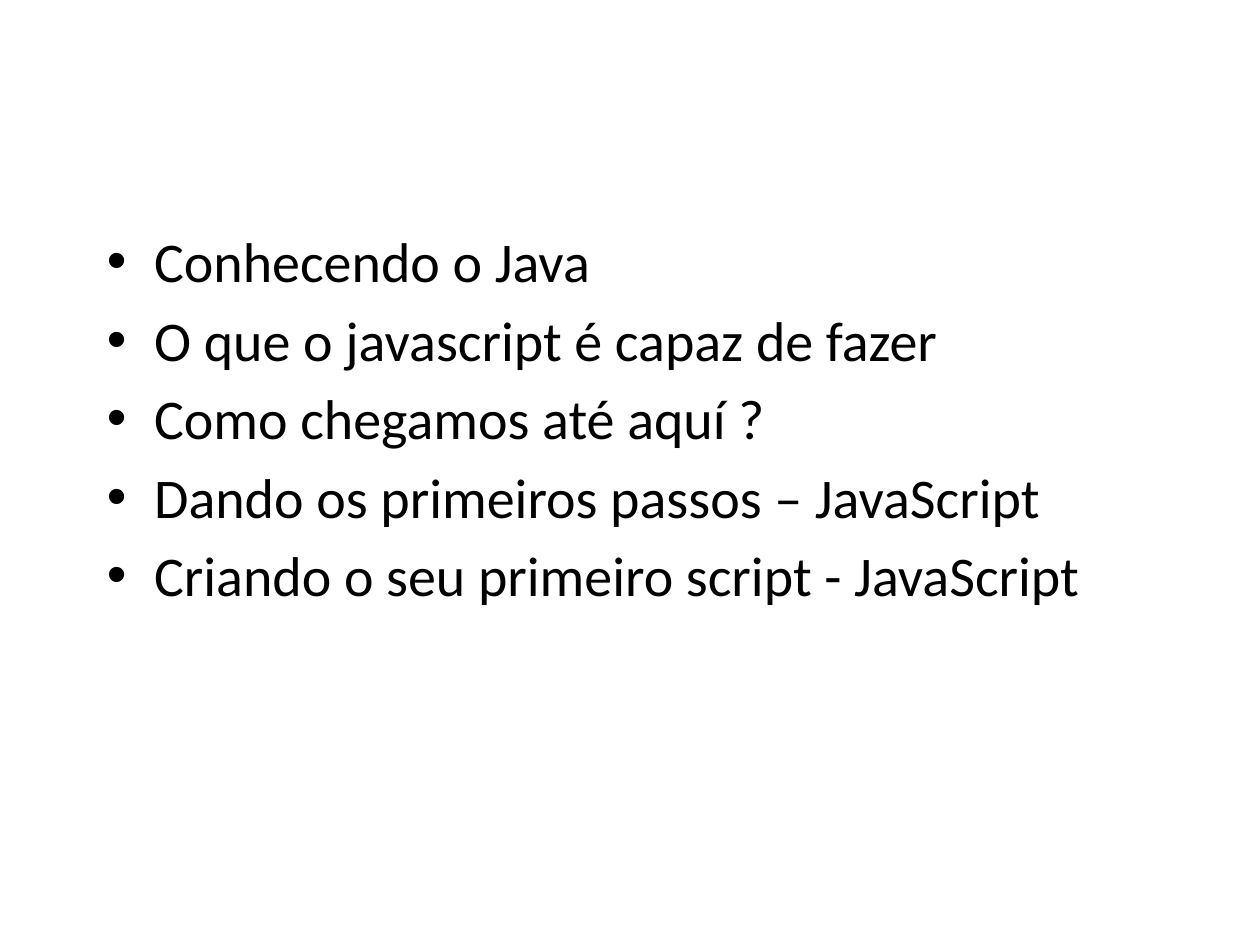
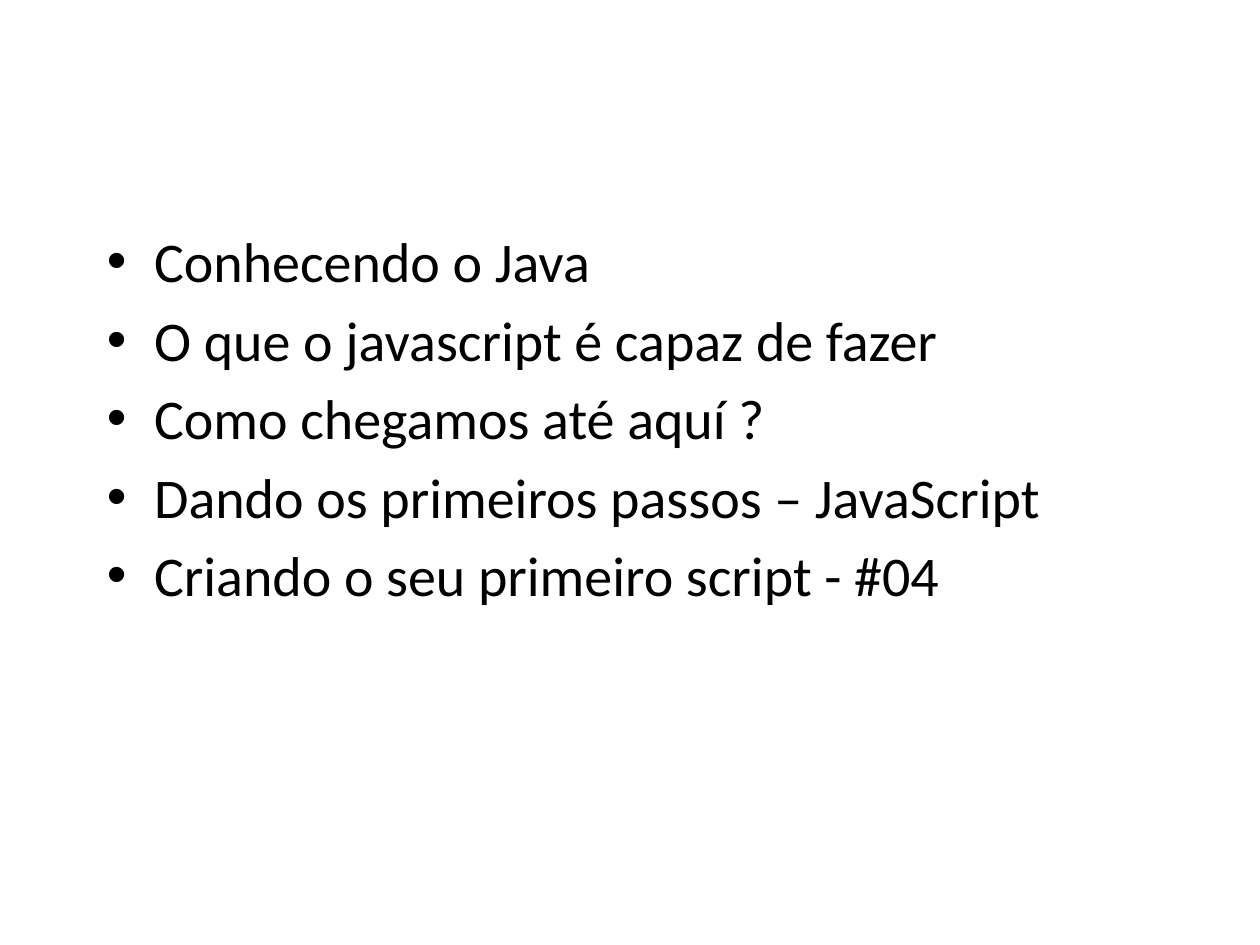
Before and after one commit to Wellingtongu/Cursos-AVD, a slide deck: slide 2 of Documentacao/Documentacao-curso-Javascript.pptx. Drawn at 1260x945 pixels with LibreOffice and Linux fonts; fonts in the diff are those of the drawing; background and template pictures are left out. Boxes give left, top, right and bottom in pixels: in the first picture for what was removed or moved away, otherwise in the second. Text is boxed around its words. In the diff, an @@ line names an element or a change of style, - is before the commit and + after.

```diff
--- a/Documentacao/Documentacao-curso-Javascript.pptx
+++ b/Documentacao/Documentacao-curso-Javascript.pptx
@@ text at <box>154,557,939,605</box>: text changed @@
-• Criando o seu primeiro script - JavaScript
+• Criando o seu primeiro script - #04
```
Also in this commit, not shown: 1 slide added, 3 other files.
